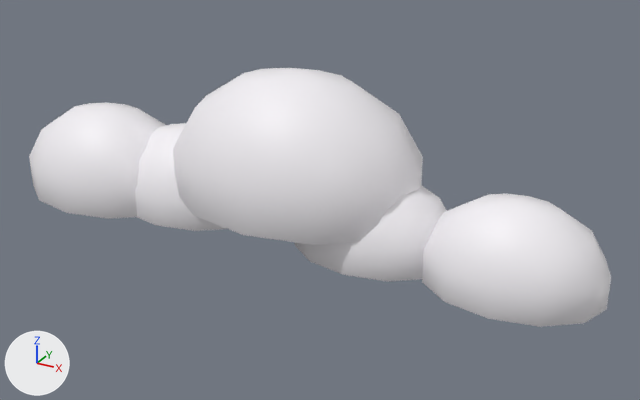
The FBX model Assets/Art/Models/Environment/Sky/Cloud_01.fbx as it was, and as the next commit left it.
The view is the same before and after, from a 50 mm camera at (4.7, -7.79, 4.45) aimed at (0.35, 0.13, 0.5). The lights are fixed; the arrows at lower left show +X, +Y and +Z. The picture after the commit comes second. Where no turn or scale is listed for an object, it has been applied to the vertices.

The first picture shows 'Cloud_01'.
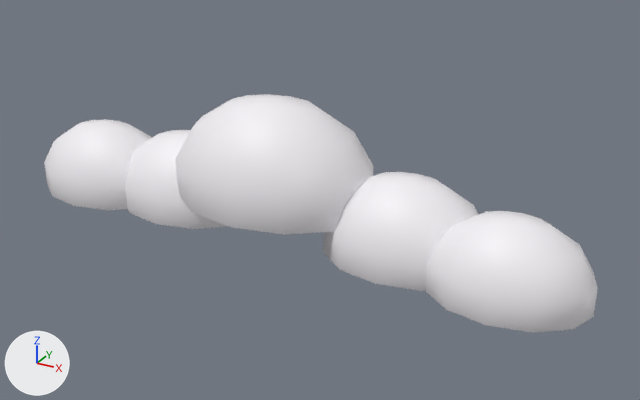
Boxes [x1, y1, x2, y2] around the edits, measured in the pictures (640 x 400 px; the box of a moved part takes in the faces that stretch with it):
'Cloud_01', reshaped (8% shorter): before [29, 68, 611, 327]; after [44, 94, 598, 333]
part 1 of me_cloud_01, moved or reshaped: before [29, 103, 166, 219]; after [44, 119, 152, 210]
part 2 of me_cloud_01, moved or reshaped: before [135, 123, 227, 231]; after [125, 130, 229, 229]
part 3 of me_cloud_01, moved or reshaped: before [173, 68, 423, 245]; after [175, 94, 373, 235]
part 4 of me_cloud_01, moved or reshaped: before [295, 185, 447, 281]; after [323, 172, 478, 291]
part 5 of me_cloud_01, moved or reshaped: before [422, 194, 611, 327]; after [426, 211, 598, 333]

Patch to the scene script:
```diff
--- a/Assets/Art/Models/Environment/Sky/Cloud_01.fbx.py
+++ b/Assets/Art/Models/Environment/Sky/Cloud_01.fbx.py
@@ me_cloud_01 @@
 # used by ob_cloud_01; location = (0.0, 0.0, 0.0)
-me_cloud_01.from_pydata(...)  # 370 vertices, 420 faces; spans x -3.67..3.55, y -0.96..1.24, z 0.0..1.93
+me_cloud_01.from_pydata(...)  # 370 vertices, 420 faces; spans x -3.53..3.47, y -0.83..0.94, z 0.0..1.62
+# me_cloud_01 part 1: the loose piece of 74 vertices spanning x -3.67..-1.47, y -0.82..0.83, z 0.0..1.18 is scaled about its middle by 0.793, then moved by (-0.09, 0.05, -0.12)
+# me_cloud_01 part 2: the loose piece of 74 vertices spanning x -2.41..-0.45, y -0.57..0.89, z 0.0..1.05 is scaled about its middle by 0.922, then moved by (-0.04, -0.02, -0.04)
+# me_cloud_01 part 3: the loose piece of 74 vertices spanning x -1.43..1.51, y -0.96..1.24, z 0.35..1.93 is scaled about its middle by 0.802, then moved by (-0.25, -0.09, -0.16)
+# me_cloud_01 part 4: the loose piece of 74 vertices spanning x 0.11..1.93, y -0.58..0.79, z 0.0..0.98 is moved by (0.37, -0.01, 0.0)
+# me_cloud_01 part 5: the loose piece of 74 vertices spanning x 1.66..3.55, y -0.7..0.72, z 0.0..1.02 is scaled about its middle by 0.897, then moved by (0.02, -0.18, -0.05)
 me_cloud_01.materials.append(mat_m_env_cloud)
```
